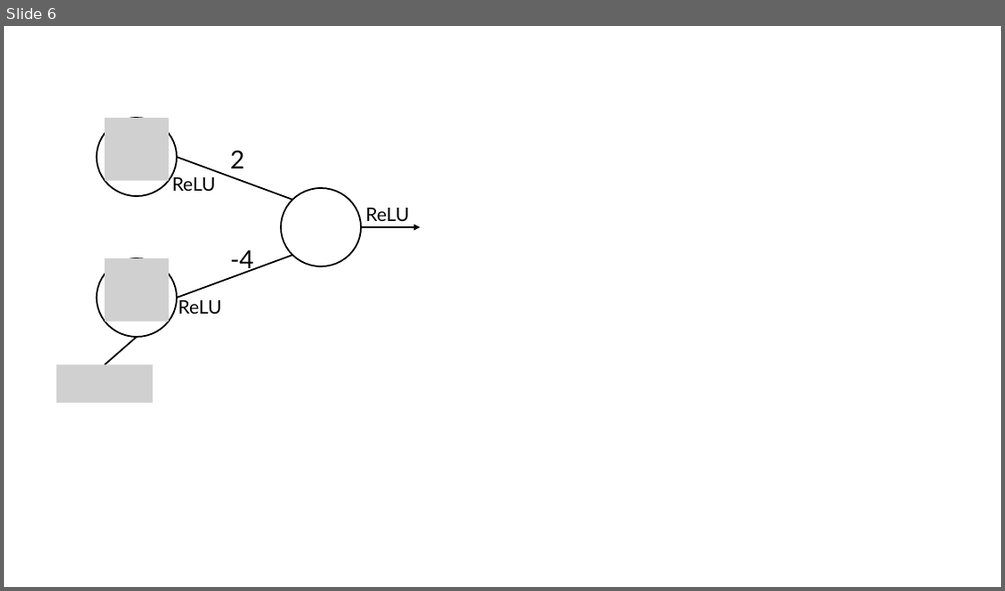
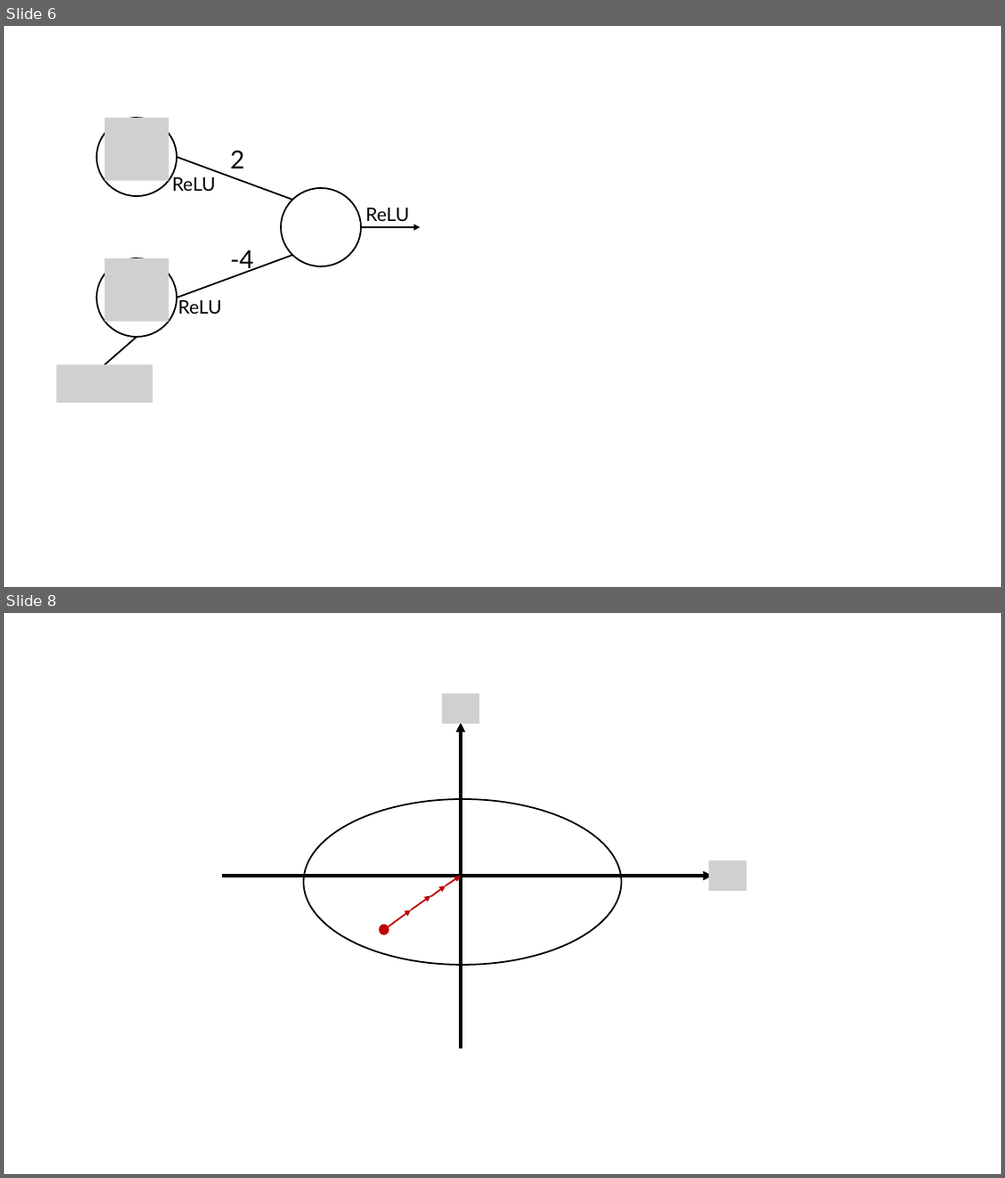
Before and after one commit to OrF8/IML-Course-Summary, a slide deck: Viz.pptx. Shown one above the other, each under a label of ours: slide 6 before the commit, slides 6 and 8 after it; the slides between them are not shown. The pictures are 1005x591 and 1005x1178 pixels, drawn with LibreOffice and Linux fonts; fonts in the diff are those of the drawing; grey boxes stand for pictures. Boxes give left, top, right and bottom in pixels: in the first picture for what was removed or moved away, otherwise in the second. Text is boxed around its words. In the diff, an @@ line names an element or a change of style, - is before the commit and + after.

```diff
--- a/Viz.pptx
+++ b/Viz.pptx
@@ slide 8 added at (4,613,1001,1174), background #FFFFFF @@
@@ picture added at (442,694,479,723) @@
@@ arrow added from (461, 1049) to (461, 722), #000000 3 pt @@
@@ ellipse added at (304,799,622,965), outline #000000 1.5 pt @@
@@ arrow added from (222, 876) to (713, 876), #000000 3 pt @@
@@ arrow added from (446, 886) to (461, 876), #C00000 1.5 pt @@
@@ picture added at (709,860,747,891) @@
@@ arrow added from (411, 910) to (431, 896), #C00000 1.5 pt @@
@@ arrow added from (431, 896) to (446, 886), #C00000 1.5 pt @@
@@ ellipse added at (380,925,388,933), fill #C00000, outline #C00000 1.5 pt @@
@@ arrow added from (388, 926) to (411, 910), #C00000 1.5 pt @@
```
Also in this commit, not shown: 2 other slides added, 2 other files.
